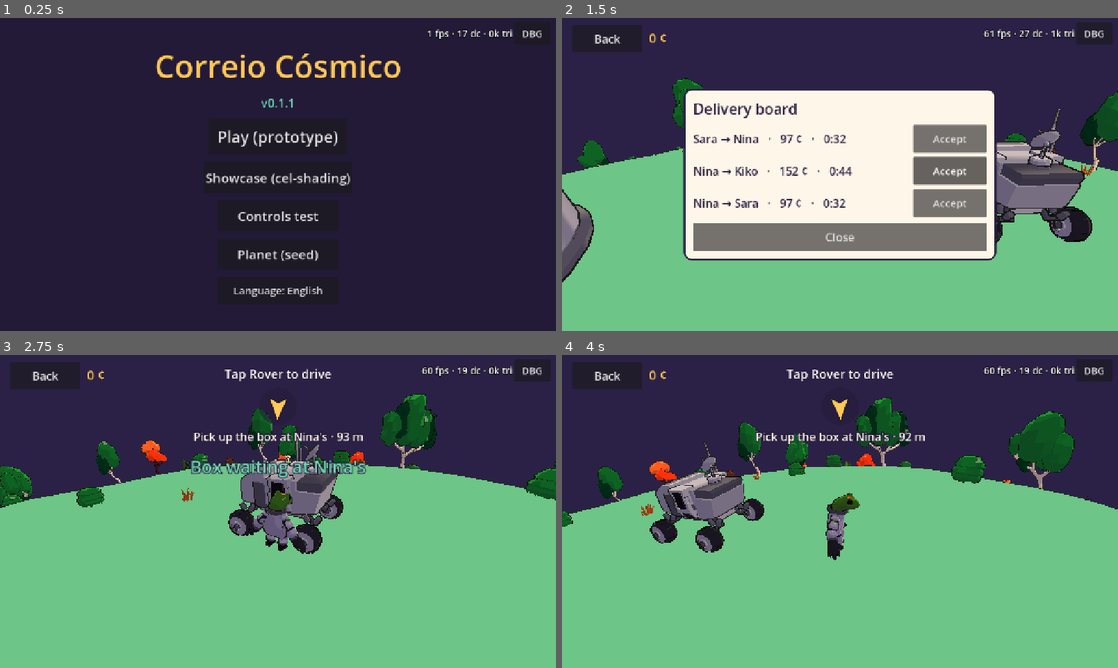
Above: before the commit, frames 1-4 (two rows, left to right).
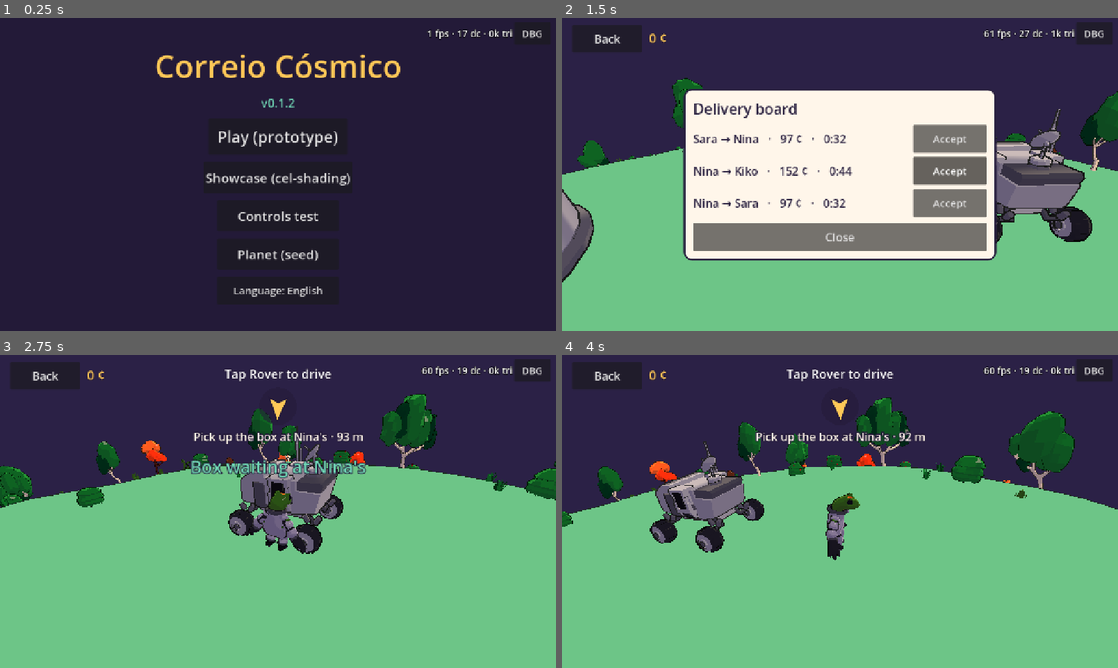
Above: after the commit, the same moments.

Repository: Curio2560/cozy-space-game
Game: Godot game, scene res://scenes/ui/boot.tscn
Two runs of this game, one before a commit and one after it. Both use one fixed random seed, a clock stepped at 60 frames per second and the inputs below.
Inputs (mouse positions are in pixels of both pictures, inside the frame that each line leads up to):
- Up to frame 1 (0.25 s): no input
- Up to frame 2 (1.5 s): click "Play (prototype)" at 0.5 s; tap Enter at 1.25 s; move the mouse to (962, 158) at 1.27 s; hold D (move_right) from 1.28 s (still down); hold E (action) from 1.28 s (still down); click (962, 158) at 1.42 s
- Up to frame 3 (2.75 s): tap Space (jump) at 1.52 s; release D (move_right) at 2 s; release E (action) at 2 s; drag from (166, 527) to (250, 574) at 2.02 s
- Up to frame 4 (4 s): move the mouse to (895, 442) at 2.77 s; hold D (move_right) 2.78-3.5 s; tap J (look_left) at 2.85 s; drag from (812, 574) to (673, 464) at 3.52 s

The runs differ from the first frame. In frame 1, less than 0.1% of the frame differs, in the area x 51-53%, y 25-29%; in frame 2, less than 0.1%; in frame 3, 0.2%, in the area x 0-92%, y 33-49%; in frame 4, 0.2%.

Commit message:
Organização do repo e relva do utilizador recolorida por bioma
- Removidos os 100 .obj/.mtl soltos na raiz (cópias exatas de assets/nature,
  vindos do PR #15).
- Relva mdvl e a sua paleta em assets/mdvl; a cor de cada vértice é lida da
  textura e trocada pela cor de relva do bioma (Prado, Ácido, Lava).
- Pasta entrada/ com instruções para enviar packs novos (zip por pack).
- README com a estrutura do repo; export exclui entrada/ e tools/.

Refs #12

Co-Authored-By: Claude Opus 5.5 <noreply@anthropic.com>

Diff:
--- a/project.godot
+++ b/project.godot
@@ -4,7 +4,7 @@
 [application]
 
 config/name="Correio Cósmico"
-config/version="0.1.1"
+config/version="0.1.2"
 run/main_scene="res://scenes/ui/boot.tscn"
 config/features=PackedStringArray("4.7", "GL Compatibility")
 config/icon="res://assets/icon/icon_512.png"
--- a/src/planet/planet.gd
+++ b/src/planet/planet.gd
@@ -151,7 +151,12 @@
 		mm.transform_format = MultiMesh.TRANSFORM_3D
 		var with_outline: bool = outline_of[kind]
 		var mmi := MultiMeshInstance3D.new()
-		if info.palette:
+		if info.get("recolor", "") != "":
+			# Paleta em textura (relva mdvl): cor do bioma por vértice.
+			var pal: Dictionary = PlanetGenerator.BIOMES[data.biome].palette
+			mm.mesh = CelShading.recolor_textured_mesh(info.mesh, info.texture, pal[info.recolor])
+			mmi.material_override = CelShading.vertex_color_material(with_outline)
+		elif info.palette:
 			# Pack de natureza: uma superfície com a cor da paleta do bioma por vértice.
 			mm.mesh = CelShading.palette_mesh(info.mesh, PlanetGenerator.BIOMES[data.biome].palette)
 			mmi.material_override = CelShading.vertex_color_material(with_outline)
--- a/src/planet/planet_generator.gd
+++ b/src/planet/planet_generator.gd
@@ -25,6 +25,7 @@
 			"Wood": Color("a8735a"), "LightWood": Color("c99a74"), "White": Color("efe9dc"),
 			"Black": Color("3a3346"), "Orange": Color("ff9f5a"), "LightOrange": Color("ffc07a"),
 			"Berry": Color("e8546e"), "Pink": Color("ff9ecf"), "Snow": Color("f4f8ff"),
+			"Grass": Color("5fb873"),
 		},
 		"props": [
 			{"kinds": ["nature/BirchTree_1", "nature/BirchTree_2", "nature/BirchTree_3", "nature/BirchTree_4", "nature/BirchTree_5",
@@ -35,7 +36,7 @@
 			{"kinds": ["natureza/Rock_Large_1", "natureza/Rock_Large_2", "natureza/Rock_Large_3"], "count": 40, "size": [1.2, 2.2], "clear": 1.8, "outline": true, "collider": 0.45},
 			{"kinds": ["natureza/Rock_1", "natureza/Rock_2", "natureza/Rock_3", "natureza/Rock_4"], "count": 50, "size": [0.35, 0.7], "clear": 0.6, "outline": true},
 			{"kinds": ["natureza/Plant_1", "natureza/Plant_2", "natureza/Plant_2", "natureza/Plant_1", "natureza/Plant_3"], "count": 120, "size": [0.5, 0.9], "clear": 0.6, "outline": true, "cluster": 0.3},
-			{"kinds": ["natureza/Grass_1", "natureza/Grass_2", "natureza/Grass_3"], "count": 700, "size": [0.25, 0.45], "clear": 0.3, "outline": false, "cluster": 0.3},
+			{"kinds": ["mdvl/mdvl_nature_grass_01", "mdvl/mdvl_nature_grass_01", "natureza/Grass_2"], "count": 600, "size": [0.3, 0.6], "clear": 0.3, "outline": false, "cluster": 0.35},
 		],
 	},
 	"acido": {
@@ -49,6 +50,7 @@
 			"Wood": Color("5d4a78"), "LightWood": Color("7a64a0"), "White": Color("d6e8c4"),
 			"Black": Color("2c2438"), "Orange": Color("e8e44a"), "LightOrange": Color("cdf27a"),
 			"Berry": Color("c44ae6"), "Pink": Color("e07af0"), "Snow": Color("e8ffd0"),
+			"Grass": Color("a6d64a"),
 		},
 		"props": [
 			{"kinds": ["nature/CommonTree_Dead_1", "nature/CommonTree_Dead_2", "nature/CommonTree_Dead_3", "nature/CommonTree_Dead_4", "nature/CommonTree_Dead_5",
@@ -58,7 +60,7 @@
 				"count": 220, "size": [0.7, 1.4], "clear": 1.0, "outline": true},
 			{"kinds": ["natureza/Rock_Large_1", "natureza/Rock_Large_2", "natureza/Rock_Large_3"], "count": 50, "size": [1.2, 2.4], "clear": 1.8, "outline": true, "collider": 0.45},
 			{"kinds": ["natureza/Rock_1", "natureza/Rock_2", "natureza/Rock_3", "natureza/Rock_4"], "count": 60, "size": [0.35, 0.7], "clear": 0.6, "outline": true},
-			{"kinds": ["natureza/Grass_1", "natureza/Grass_2", "natureza/Grass_3"], "count": 500, "size": [0.25, 0.45], "clear": 0.3, "outline": false, "cluster": 0.3},
+			{"kinds": ["mdvl/mdvl_nature_grass_01"], "count": 550, "size": [0.3, 0.6], "clear": 0.3, "outline": false, "cluster": 0.35},
 		],
 	},
 	"lava": {
@@ -72,6 +74,7 @@
 			"Wood": Color("3a2a30"), "LightWood": Color("5a3e40"), "White": Color("8a6e6a"),
 			"Black": Color("1e1418"), "Orange": Color("ffc04a"), "LightOrange": Color("ffd27a"),
 			"Berry": Color("ffe04a"), "Pink": Color("ff7a4a"), "Snow": Color("c8a8a0"),
+			"Grass": Color("b0604a"),
 		},
 		"props": [
 			{"kinds": ["nature/Cactus_1", "nature/Cactus_2", "nature/Cactus_3", "nature/Cactus_4", "nature/Cactus_5", "nature/CactusFlower_1", "nature/CactusFlowers_2"],
@@ -80,6 +83,7 @@
 				"count": 90, "size": [3.0, 4.5], "clear": 2.0, "outline": true, "collider": 0.06},
 			{"kinds": ["natureza/Rock_Large_1", "natureza/Rock_Large_2", "natureza/Rock_Large_3"], "count": 70, "size": [1.2, 2.8], "clear": 1.8, "outline": true, "collider": 0.45},
 			{"kinds": ["natureza/Rock_1", "natureza/Rock_2", "natureza/Rock_3", "natureza/Rock_4"], "count": 90, "size": [0.35, 0.8], "clear": 0.6, "outline": true},
+			{"kinds": ["mdvl/mdvl_nature_grass_01"], "count": 250, "size": [0.25, 0.45], "clear": 0.3, "outline": false, "cluster": 0.6},
 		],
 	},
 }
--- a/src/render/cel_shading.gd
+++ b/src/render/cel_shading.gd
@@ -151,6 +151,61 @@
 	out.set_meta(&"cel_outline_ready", true)
 	return out
 
+static var _recolor_cache: Dictionary = {}
+
+## Para modelos com a cor numa textura-paleta: lê a cor da textura em cada vértice e troca-a
+## por `target`, mantendo a variação de claro/escuro do original (relativa à média da malha).
+## Uma superfície com cor por vértice; usar com `vertex_color_material()`.
+static func recolor_textured_mesh(mesh: Mesh, texture: Texture2D, target: Color) -> ArrayMesh:
+	var key := [mesh.get_instance_id(), target.to_html()]
+	if _recolor_cache.has(key):
+		return _recolor_cache[key]
+	var img := texture.get_image()
+	if img.is_compressed():
+		img.decompress()
+	var w := img.get_width()
+	var h := img.get_height()
+	var verts := PackedVector3Array()
+	var normals := PackedVector3Array()
+	var lums := PackedFloat32Array()
+	var idx := PackedInt32Array()
+	for i in mesh.get_surface_count():
+		var arr := mesh.surface_get_arrays(i)
+		var v: PackedVector3Array = arr[Mesh.ARRAY_VERTEX]
+		var uv: PackedVector2Array = arr[Mesh.ARRAY_TEX_UV]
+		var base := verts.size()
+		verts.append_array(v)
+		normals.append_array(arr[Mesh.ARRAY_NORMAL])
+		for k in v.size():
+			var px := Vector2i(clampi(int(uv[k].x * w), 0, w - 1), clampi(int(uv[k].y * h), 0, h - 1))
+			lums.append(img.get_pixelv(px).get_luminance())
+		var si = arr[Mesh.ARRAY_INDEX]
+		if si == null or (si as PackedInt32Array).is_empty():
+			for k in v.size():
+				idx.append(base + k)
+		else:
+			for k in (si as PackedInt32Array):
+				idx.append(base + k)
+	var mean := 0.0
+	for l in lums:
+		mean += l
+	mean = maxf(mean / maxf(lums.size(), 1.0), 0.001)
+	var colors := PackedColorArray()
+	for l in lums:
+		var k := clampf(l / mean, 0.7, 1.35)
+		colors.append(Color(target.r * k, target.g * k, target.b * k, 1.0).clamp())
+	var arrays := []
+	arrays.resize(Mesh.ARRAY_MAX)
+	arrays[Mesh.ARRAY_VERTEX] = verts
+	arrays[Mesh.ARRAY_NORMAL] = normals
+	arrays[Mesh.ARRAY_TANGENT] = _smoothed_normal_tangents(verts, normals)
+	arrays[Mesh.ARRAY_COLOR] = colors
+	arrays[Mesh.ARRAY_INDEX] = idx
+	var out := ArrayMesh.new()
+	out.add_surface_from_arrays(Mesh.PRIMITIVE_TRIANGLES, arrays)
+	_recolor_cache[key] = out
+	return out
+
 static func flat_with_outline(c: Color) -> ShaderMaterial:
 	return material_for(_flat_src(c), true)
 
@@ -229,6 +284,7 @@
 	_cache.clear()
 	_mesh_cache.clear()
 	_palette_cache.clear()
+	_recolor_cache.clear()
 
 static func _key(tex: Texture2D, tint: Color) -> String:
 	var img_hash := "none"
--- a/src/render/kit_util.gd
+++ b/src/render/kit_util.gd
@@ -40,6 +40,17 @@
 static func single_mesh(kit_path: String) -> Dictionary:
 	if _single_cache.has(kit_path):
 		return _single_cache[kit_path]
+	if kit_path.begins_with("mdvl/"):
+		# Modelos com paleta em textura (pack "mdvl"): recoloridos pela cor `recolor` do bioma.
+		var scene_root: Node3D = (load("res://assets/" + kit_path + ".glb") as PackedScene).instantiate()
+		var mi0: MeshInstance3D = _meshes(scene_root)[0]
+		var xf0 := _relative(mi0, scene_root)
+		var tex := (mi0.get_active_material(0) as BaseMaterial3D).albedo_texture
+		var md := {"mesh": mi0.mesh, "xform": xf0, "material": null, "aabb": xf0 * mi0.get_aabb(),
+			"palette": false, "recolor": "Grass", "texture": tex}
+		scene_root.free()
+		_single_cache[kit_path] = md
+		return md
 	if kit_path.begins_with("nature/"):
 		var mesh: Mesh = load("res://assets/" + kit_path + ".obj")
 		assert(mesh != null, "modelo em falta: %s" % kit_path)
--- a/tests/unit/test_biomes.gd
+++ b/tests/unit/test_biomes.gd
@@ -30,6 +30,25 @@
 				if mat:
 					var n := mat.resource_name.get_slice(".", 0)
 					assert_true(pal.has(n), "%s: cor '%s' de %s não está na paleta" % [biome, n, k])
+
+func test_user_grass_is_used_and_recoloured_per_biome() -> void:
+	var cols := {}
+	for biome: String in PlanetGenerator.BIOMES:
+		assert_true(_nature_kinds(biome).has("mdvl/mdvl_nature_grass_01"), "%s sem a relva do utilizador" % biome)
+		var info := KitUtil.single_mesh("mdvl/mdvl_nature_grass_01")
+		var target: Color = PlanetGenerator.BIOMES[biome].palette.Grass
+		var m := CelShading.recolor_textured_mesh(info.mesh, info.texture, target)
+		assert_eq(m.get_surface_count(), 1)
+		var c: PackedColorArray = m.surface_get_arrays(0)[Mesh.ARRAY_COLOR]
+		var avg := Color(0, 0, 0)
+		for x in c:
+			avg += x
+		avg /= c.size()
+		cols[biome] = avg
+		# A média fica perto da cor do bioma (a variação de claro/escuro mantém-se à volta dela).
+		assert_almost_eq(avg.r, target.r, 0.12, biome)
+		assert_almost_eq(avg.g, target.g, 0.12, biome)
+	assert_ne(cols.prado.to_html(), cols.lava.to_html())
 
 func test_palette_mesh_is_one_surface_with_palette_colours() -> void:
 	var src: Mesh = load("res://assets/nature/BirchTree_1.obj")
Not shown, removed: BirchTree_1.mtl
Not shown, removed: BirchTree_1.obj
Not shown, removed: BirchTree_2.mtl
Not shown, removed: BirchTree_2.obj
Not shown, removed: BirchTree_3.mtl
Not shown, removed: BirchTree_3.obj
Not shown, removed: BirchTree_4.mtl
Not shown, removed: BirchTree_4.obj
Not shown, removed: BirchTree_5.mtl
Not shown, removed: BirchTree_5.obj
Not shown, removed: BirchTree_Autumn_1.mtl
Not shown, removed: BirchTree_Autumn_1.obj
(and 97 more such lines)
